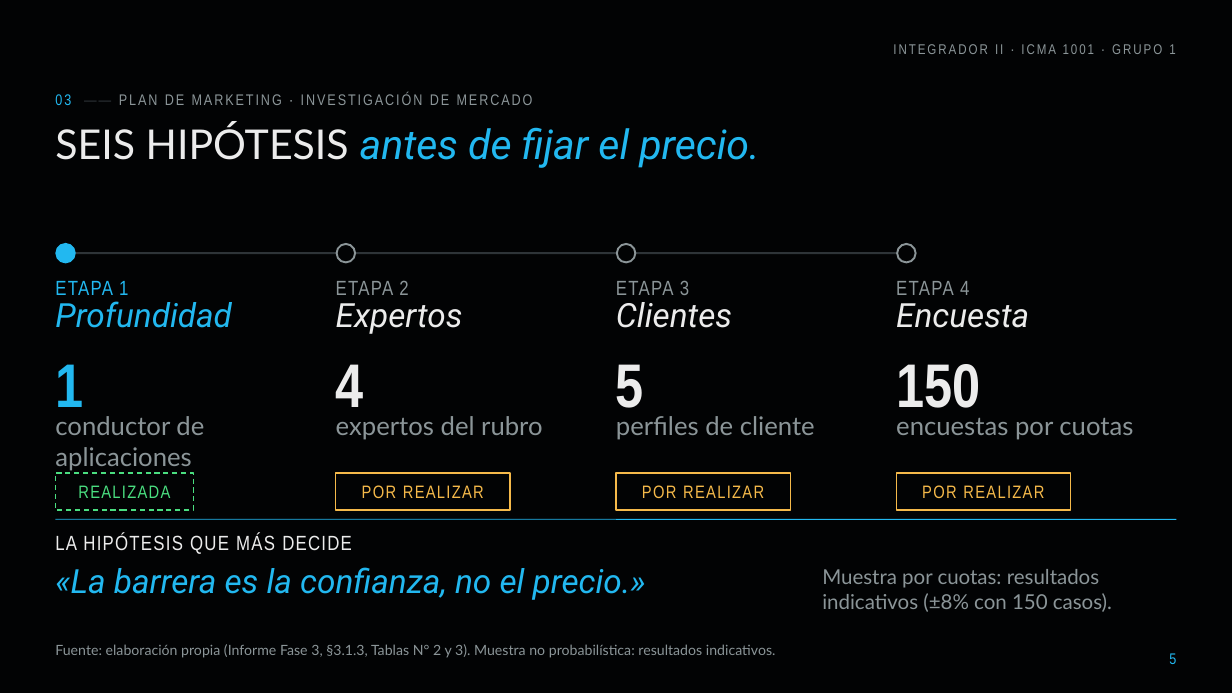
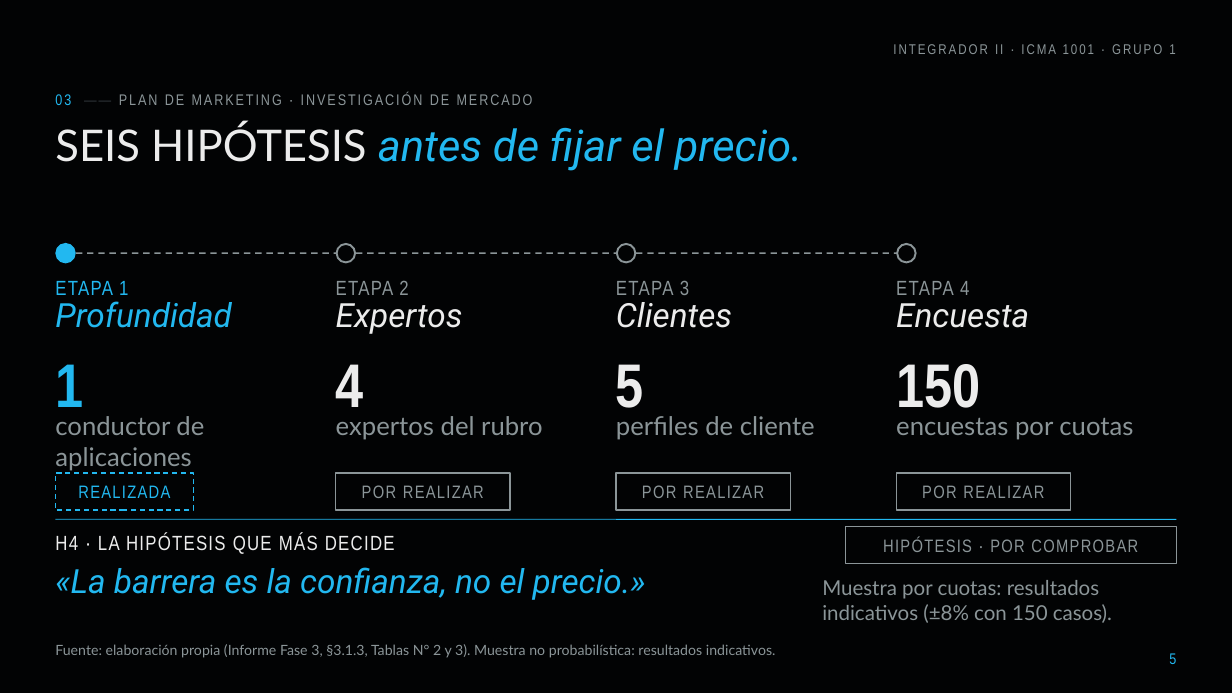
Before and after one commit to diegoaam0109-ux/lumine, a slide deck: slide 5 of fase-3/Grupo_01_LumineMotors_Fase3.pptx. Drawn at 1232x693 pixels with LibreOffice and Linux fonts; fonts in the diff are those of the drawing; background and template pictures are left out. Boxes give left, top, right and bottom in pixels: in the first picture for what was removed or moved away, otherwise in the second. Text is boxed around its words. In the diff, an @@ line names an element or a change of style, - is before the commit and + after.

```diff
--- a/fase-3/Grupo_01_LumineMotors_Fase3.pptx
+++ b/fase-3/Grupo_01_LumineMotors_Fase3.pptx
@@ title "SEIS HIPÓTESIS antes de fijar ..." at (55, 124, 803, 171): size 32 to 34 pt @@
@@ line (65, 253) - (915, 253): stroke #2E3438 1.5 pt to #8B9598 1.25 pt dashed @@
@@ rectangle at (55, 473, 194, 510): outline #4ADE80 1 pt dashed to #22B8F0 1 pt dashed @@
@@ text "REALIZADA" at (78, 485, 170, 498): text colour #4ADE80 to #22B8F0 @@
@@ outline #F5B94A 1 pt to #8B9598 1 pt in 3 elements at (335, 473, 510, 510), (616, 473, 791, 510), (897, 473, 1071, 510) @@
@@ text colour #F5B94A to #8B9598 in 3 elements at (362, 485, 484, 498), (642, 485, 764, 498), (922, 485, 1044, 498) @@
@@ text at (55, 534, 395, 554): text changed @@
-LA HIPÓTESIS QUE MÁS DECIDE
+H4 · LA HIPÓTESIS QUE MÁS DECIDE
@@ rectangle added at (846, 527, 1177, 564), outline #8B9598 1 pt @@
@@ text added at (883, 538, 1138, 552), 14 pt, text #8B9598 @@
+HIPÓTESIS · POR COMPROBAR
@@ text "Muestra por cuotas: resultados indicativos ...": place and size @@
-text "Muestra por cuotas: resultados indicativos ..." at (822, 569, 1112, 612)
+text "Muestra por cuotas: resultados indicativos ..." at (822, 580, 1112, 623)
```
Also in this commit, not shown: 34 other slides changed, 20 other files.
